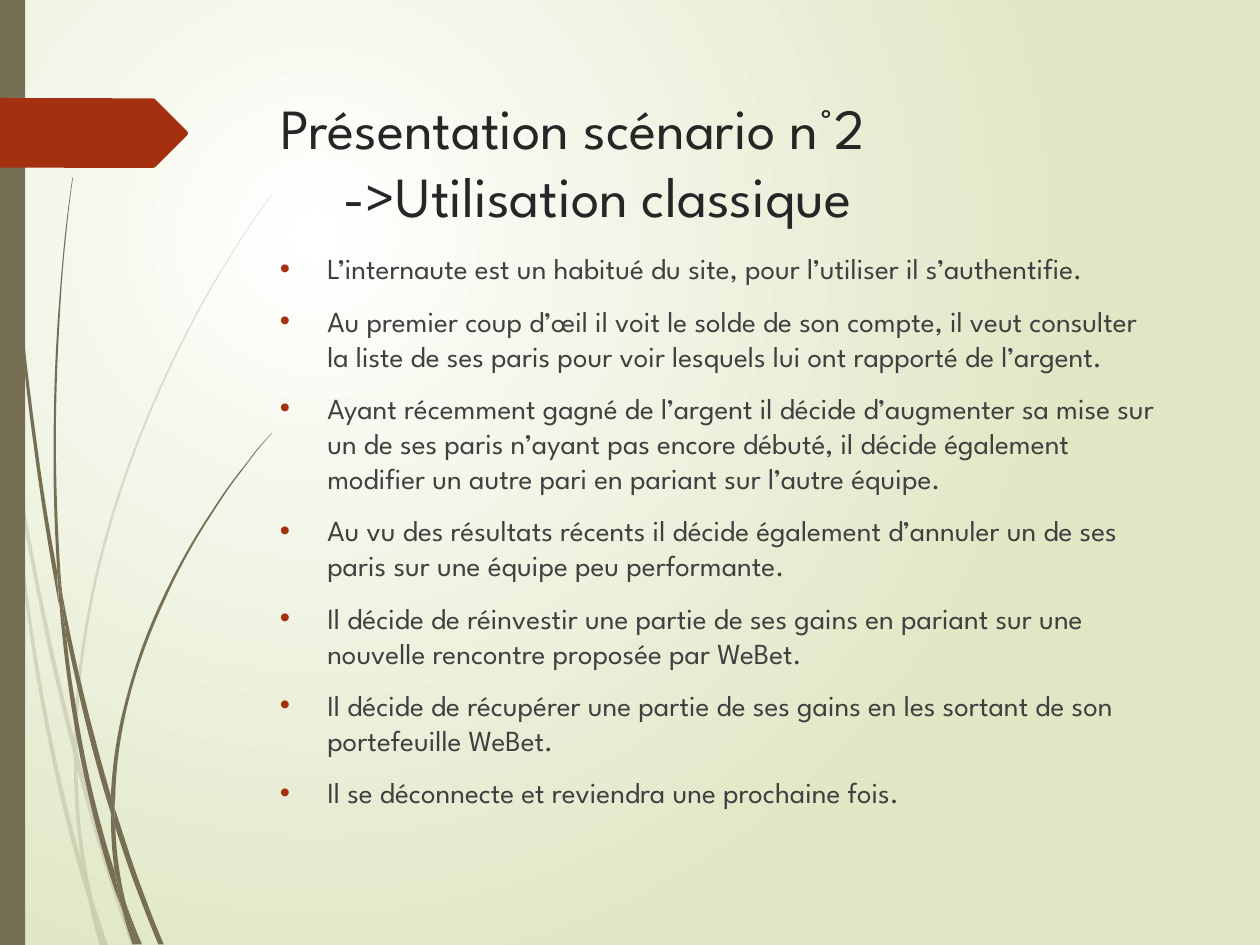
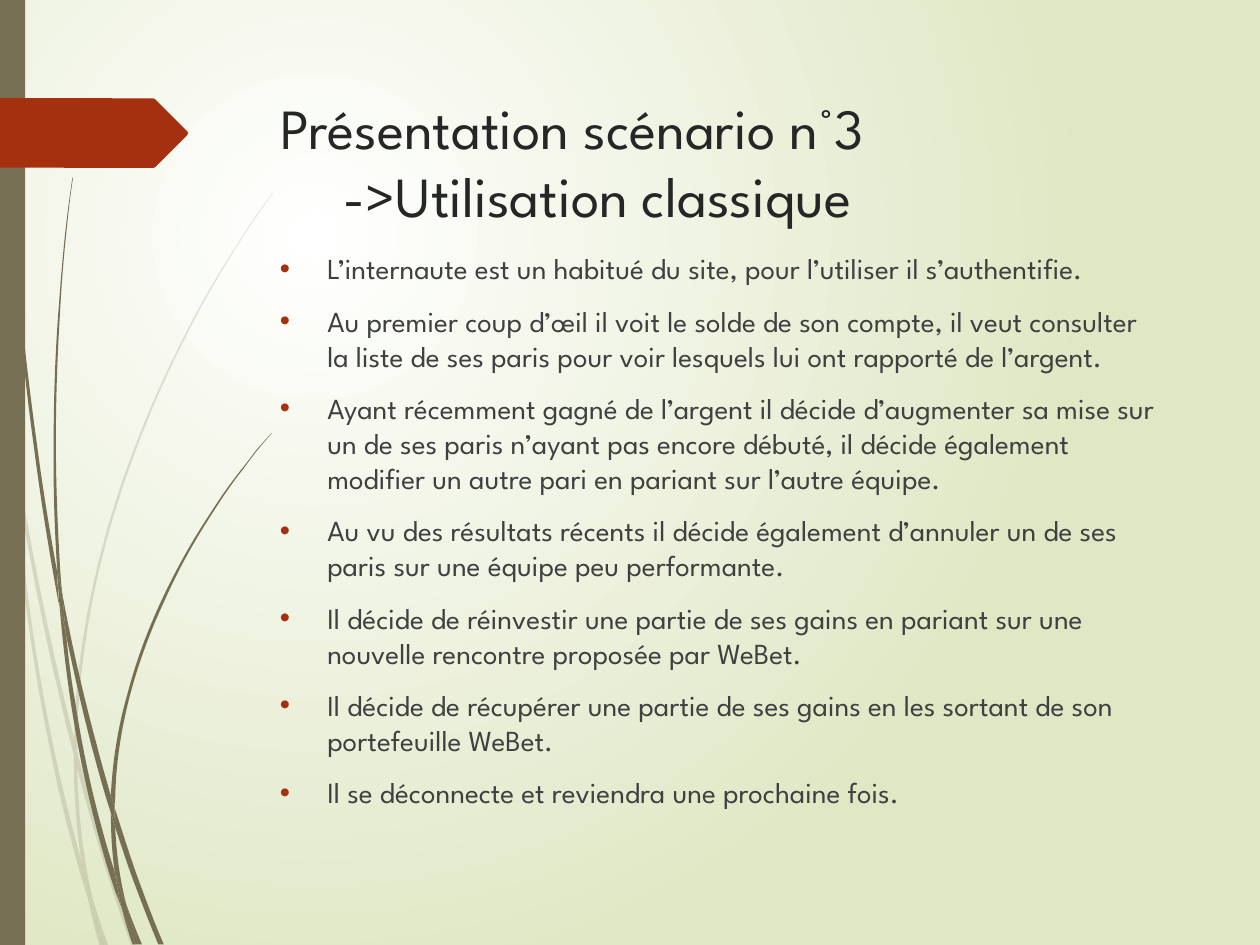
Before and after one commit to LudoRoot/WeBet_JBL, a slide deck: slide 19 of Présentation/Présentation WeBet_JBL.pptx (slide 13 before the commit). Drawn at 1260x945 pixels with LibreOffice and Linux fonts; fonts in the diff are those of the drawing. Boxes give left, top, right and bottom in pixels: in the first picture for what was removed or moved away, otherwise in the second. Text is boxed around its words. In the diff, an @@ line names an element or a change of style, - is before the commit and + after.

```diff
--- a/Présentation/Présentation WeBet_JBL.pptx
+++ b/Présentation/Présentation WeBet_JBL.pptx
@@ title at box(281, 110, 865, 229): text changed @@
-Présentation scénario n°2
-->Utilisation classique
+Présentation scénario n°3
+->Utilisation classique
```
Also in this commit, not shown: 10 other slides changed, 4 slides added, 1 slide removed, 5 other files.
